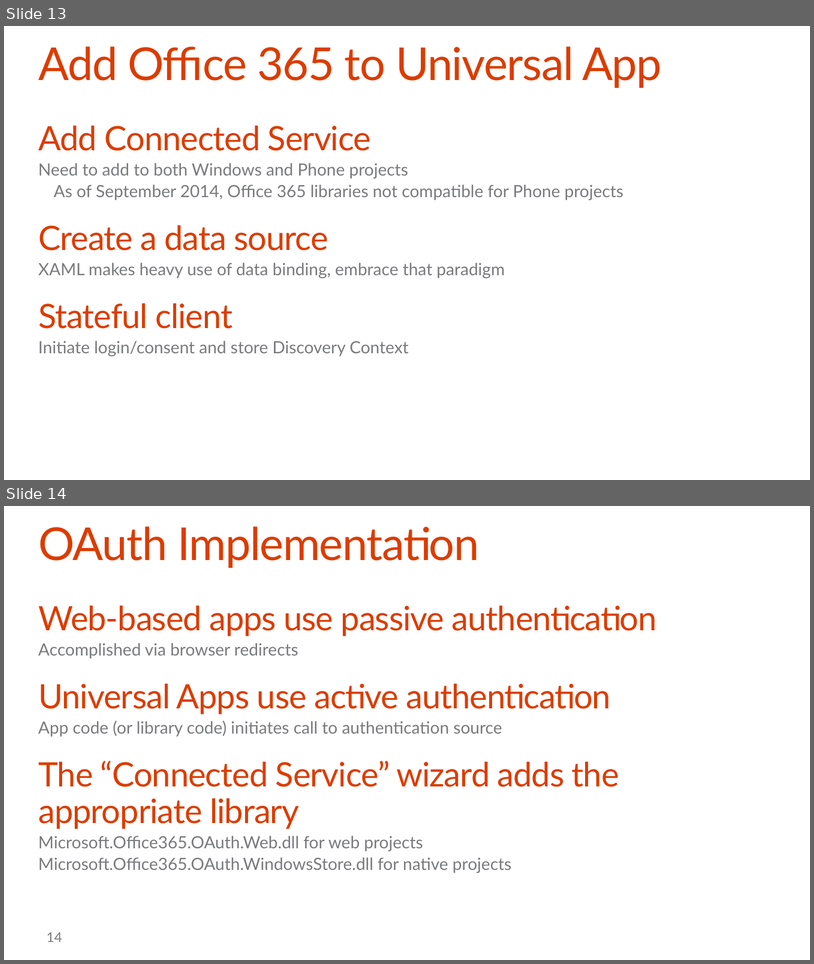
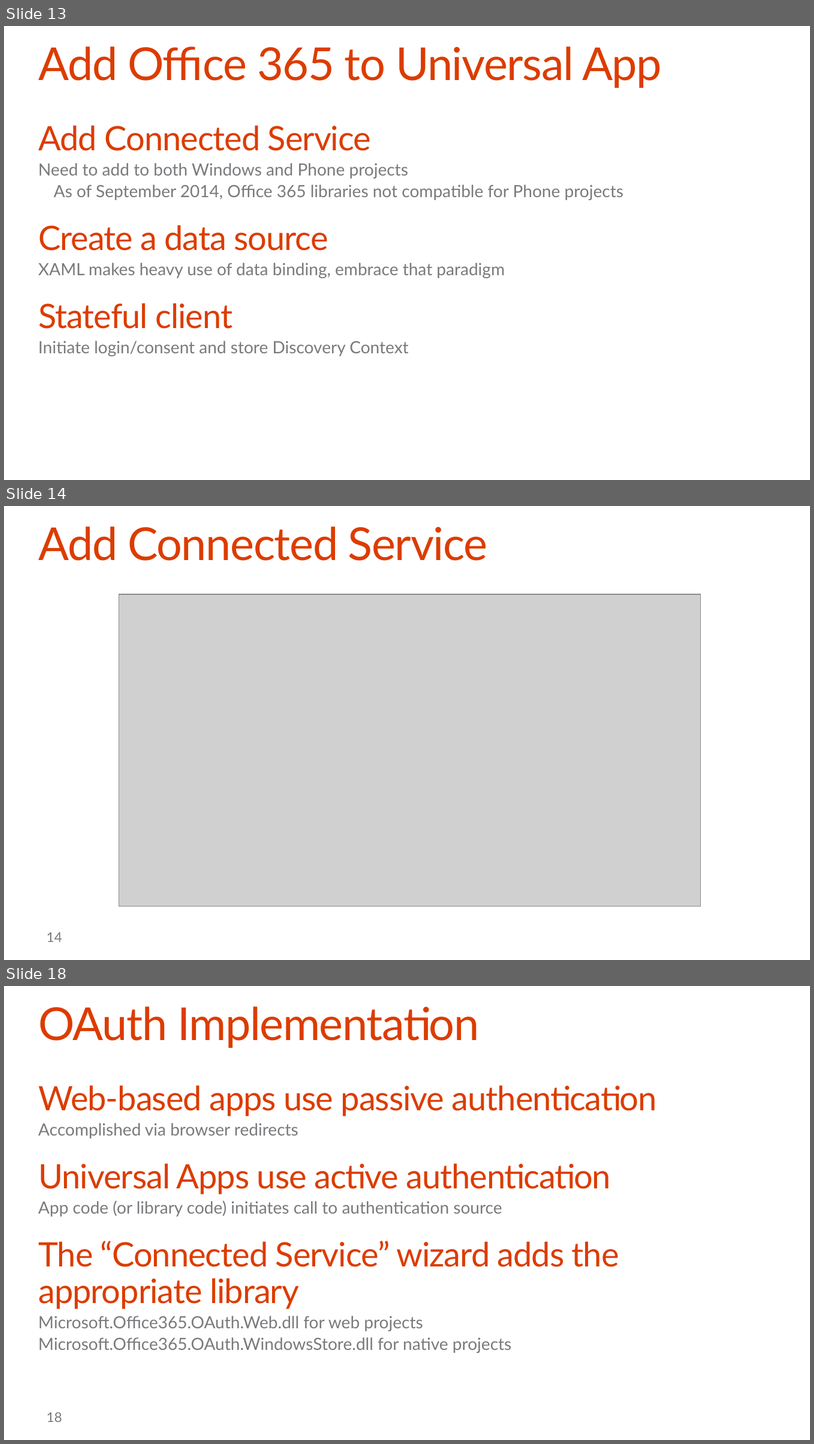
Before and after one commit to OfficeDev/TrainingContent, a slide deck: O3654-5 Deep dive into native Universal Windows App Development with Office 365 APIs/Deep Dive into native Universal App development with Office 365 APIs.pptx. Shown one above the other, each under a label of ours: slides 13 and 14 before the commit, slides 13, 14 and 18 after it; the slides between them are not shown. The pictures are 814x964 and 814x1444 pixels, drawn with LibreOffice and Linux fonts; fonts in the diff are those of the drawing; grey boxes stand for pictures; background and template pictures are left out. Boxes give left, top, right and bottom in pixels: in the first picture for what was removed or moved away, otherwise in the second. Text is boxed around its words. In the diff, an @@ line names an element or a change of style, - is before the commit and + after.

```diff
--- a/O3654-5 Deep dive into native Universal Windows App Development with Office 365 APIs/Deep Dive into native Universal App development with Office 365 APIs.pptx
+++ b/O3654-5 Deep dive into native Universal Windows App Development with Office 365 APIs/Deep Dive into native Universal App development with Office 365 APIs.pptx
@@ slide 14 added at <box>4,506,810,960</box>, background #FFFFFF @@
@@ title added at <box>38,526,488,561</box>, 54 pt, text #DC3C00 @@
+Add Connected Service
@@ picture added at <box>119,594,701,906</box> @@
@@ page number added at <box>47,932,62,942</box>, 16 pt, text #797A7D @@
+14
@@ what was slide 14 is now slide 18 @@
@@ page number at <box>47,1412,62,1422</box>: text changed @@
-14
+18
```
Also in this commit, not shown: 1 slide changed, 4 other slides added.
